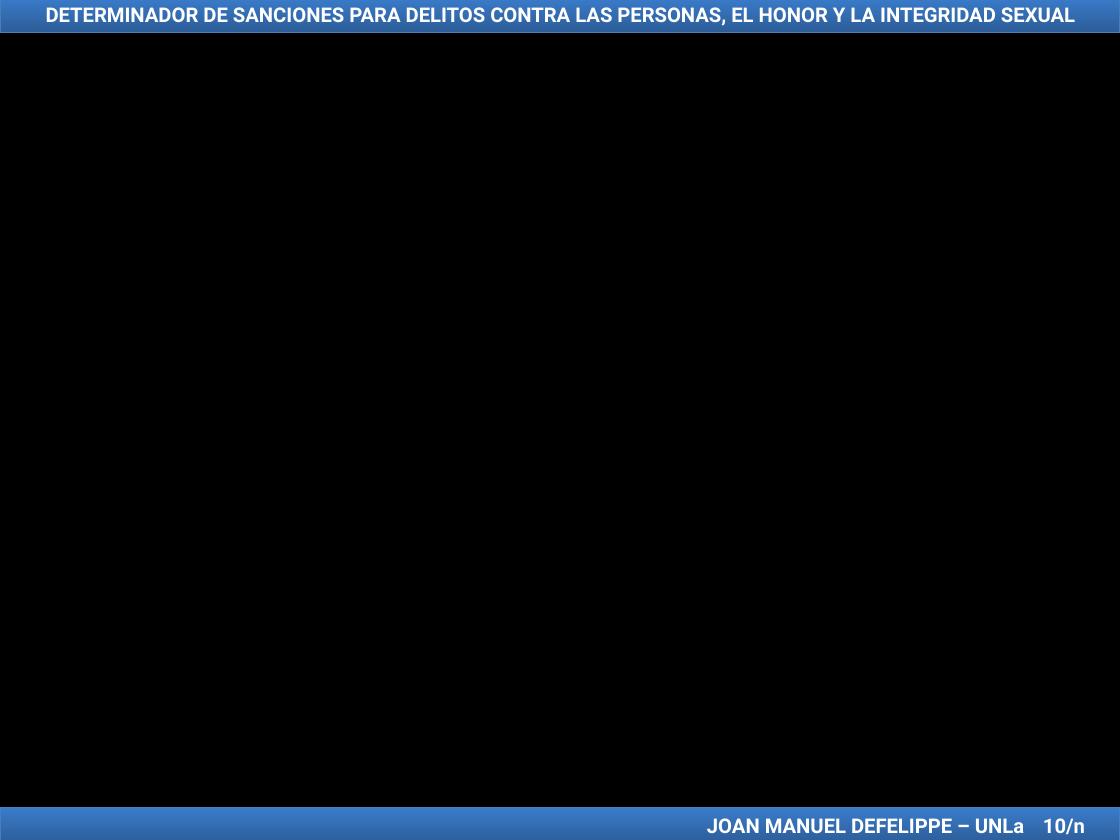
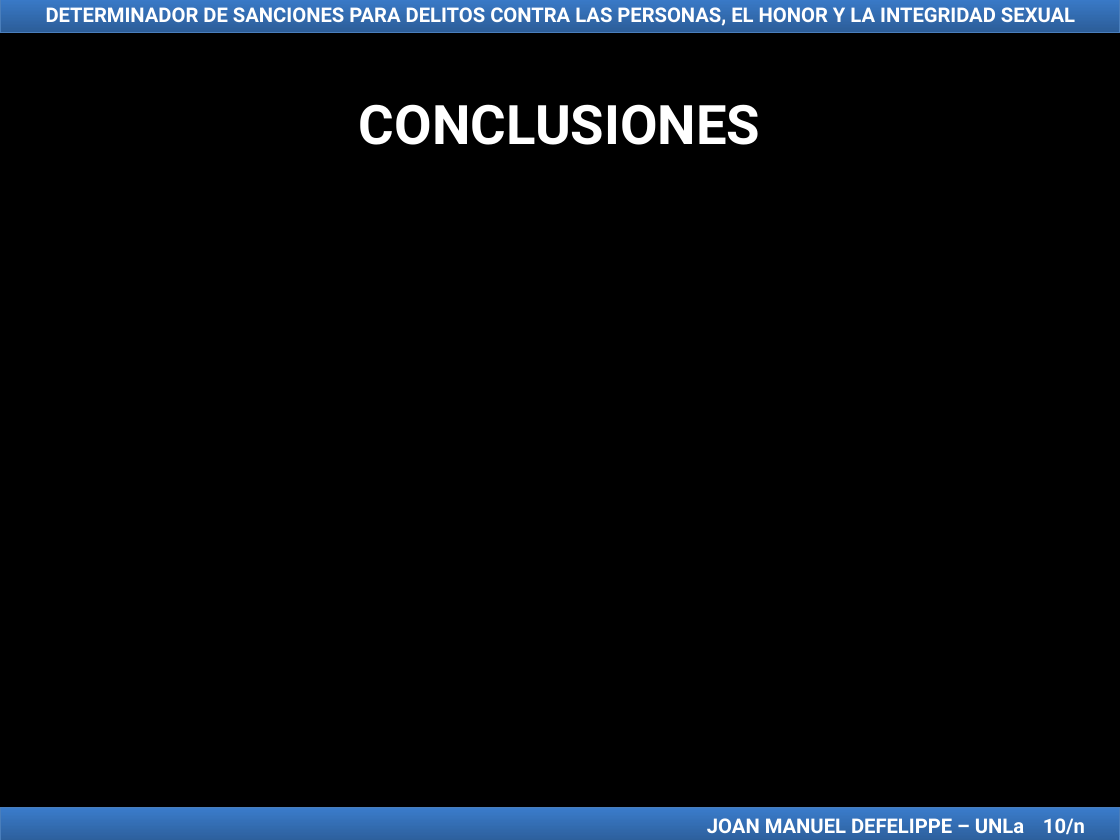
Before and after one commit to jmdefelippe/TFI_LicenciaturaEnSistemas, a slide deck: slide 42 of TFI Presentación Joan Manuel Defelippe.ppt (slide 13 before the commit). Drawn at 1120x840 pixels with LibreOffice and Linux fonts; fonts in the diff are those of the drawing. Boxes give left, top, right and bottom in pixels: in the first picture for what was removed or moved away, otherwise in the second. Text is boxed around its words. In the diff, an @@ line names an element or a change of style, - is before the commit and + after.

```diff
--- a/TFI Presentación Joan Manuel Defelippe.ppt
+++ b/TFI Presentación Joan Manuel Defelippe.ppt
@@ text added at [359,104,760,145], 35 pt, text #FFFFFF, bold @@
+CONCLUSIONES
```
Also in this commit, not shown: 14 other slides changed, 30 slides added.
